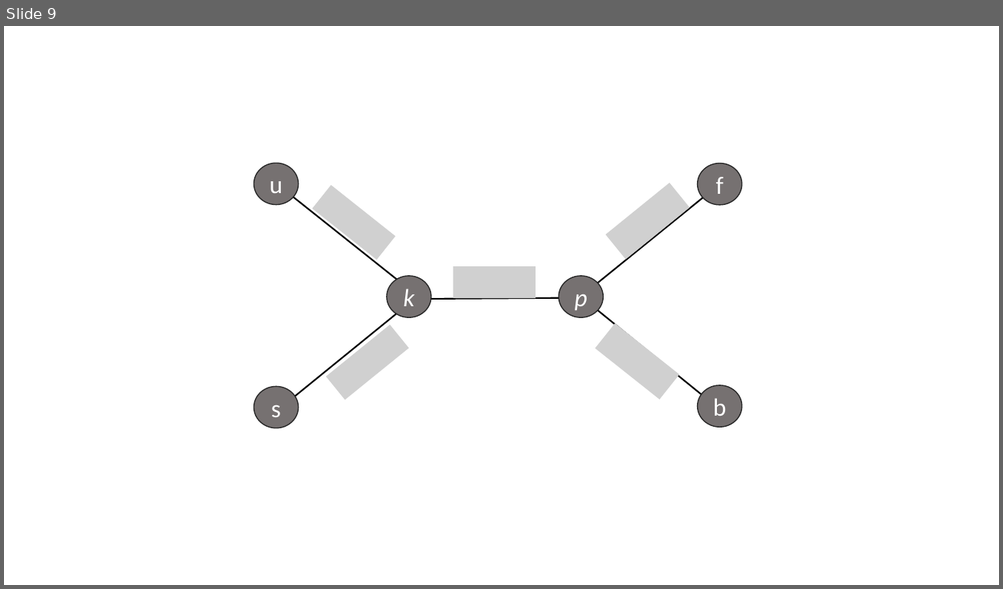
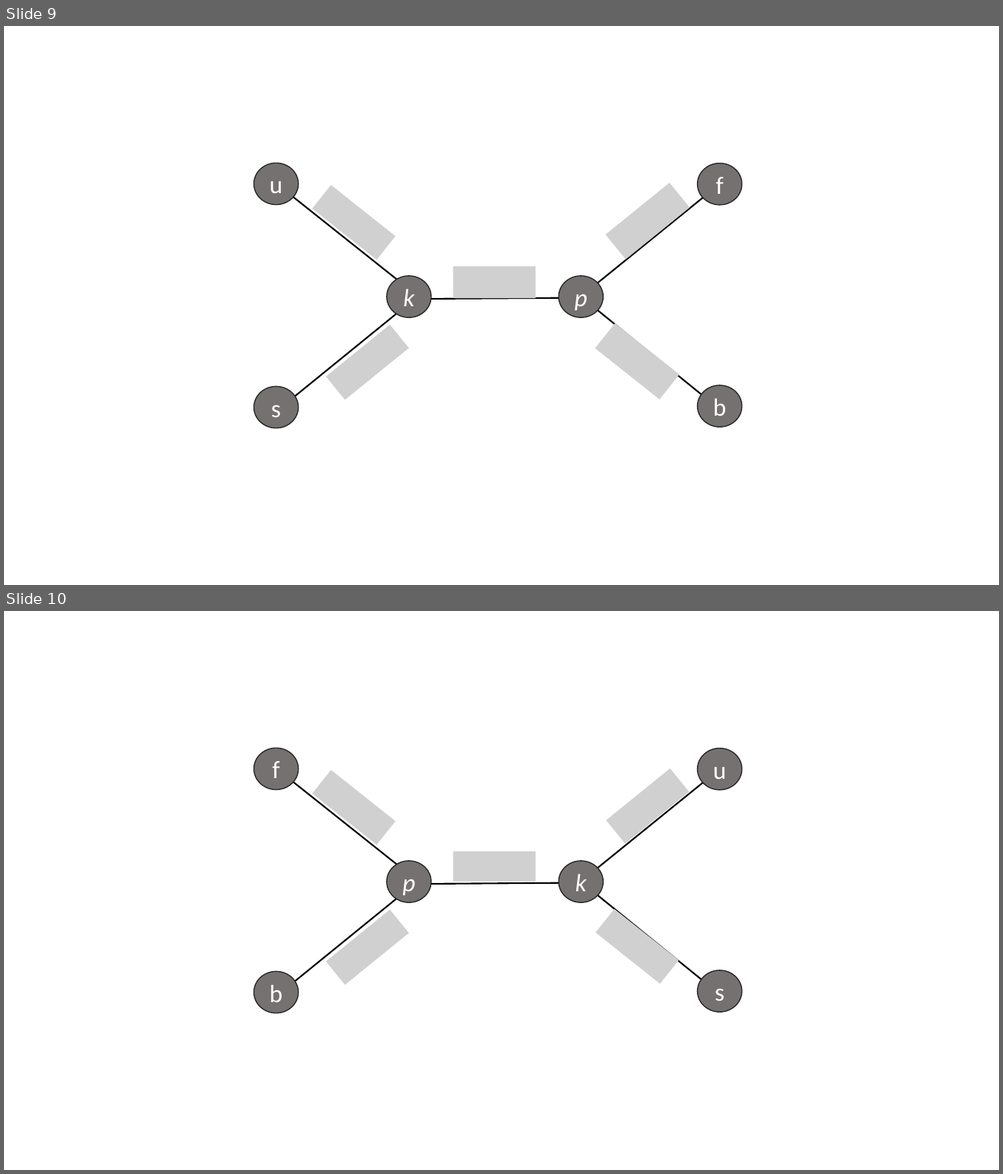
Before and after one commit to mtortoli/Thesis, a slide deck: unroteed_tree_created_by_figure_5.pptx. Shown one above the other, each under a label of ours: slide 9 before the commit, slides 9 and 10 after it. The pictures are 1003x589 and 1003x1174 pixels, drawn with LibreOffice and Linux fonts; fonts in the diff are those of the drawing; grey boxes stand for pictures. Boxes give left, top, right and bottom in pixels: in the first picture for what was removed or moved away, otherwise in the second. Text is boxed around its words. In the diff, an @@ line names an element or a change of style, - is before the commit and + after.

```diff
--- a/unroteed_tree_created_by_figure_5.pptx
+++ b/unroteed_tree_created_by_figure_5.pptx
@@ slide 10 added at bbox=[4, 611, 999, 1170], background #FFFFFF @@
@@ ellipse added at bbox=[254, 749, 299, 790], fill #767171, outline #262626 1 pt, 24 pt, text #FFFFFF @@
+f
@@ ellipse added at bbox=[697, 749, 742, 790], fill #767171, outline #262626 1 pt, 24 pt, text #FFFFFF @@
+u
@@ line added from (280, 772) to (418, 882), #000000 1.5 pt @@
@@ picture added at bbox=[313, 770, 395, 844] @@
@@ line added from (720, 769) to (580, 882), #000000 1.5 pt @@
@@ picture added at bbox=[606, 769, 688, 843] @@
@@ picture added at bbox=[453, 851, 535, 881] @@
@@ ellipse added at bbox=[387, 861, 432, 903], fill #767171, outline #262626 1 pt, 24 pt, text #FFFFFF, italic @@
+p
@@ ellipse added at bbox=[558, 861, 603, 903], fill #767171, outline #262626 1 pt, 24 pt, text #FFFFFF, italic @@
+k
@@ line added from (280, 994) to (415, 884), #000000 1.5 pt @@
@@ line added from (416, 884) to (584, 883), #000000 1.5 pt @@
@@ line added from (580, 882) to (720, 994), #000000 1.5 pt @@
@@ picture added at bbox=[326, 910, 409, 985] @@
@@ picture added at bbox=[595, 909, 678, 984] @@
@@ ellipse added at bbox=[254, 971, 299, 1013], fill #767171, outline #262626 1 pt, 24 pt, text #FFFFFF @@
+b
@@ ellipse added at bbox=[697, 971, 742, 1012], fill #767171, outline #262626 1 pt, 24 pt, text #FFFFFF @@
+s
```
Also in this commit, not shown: 1 other slide added, 5 other files.
